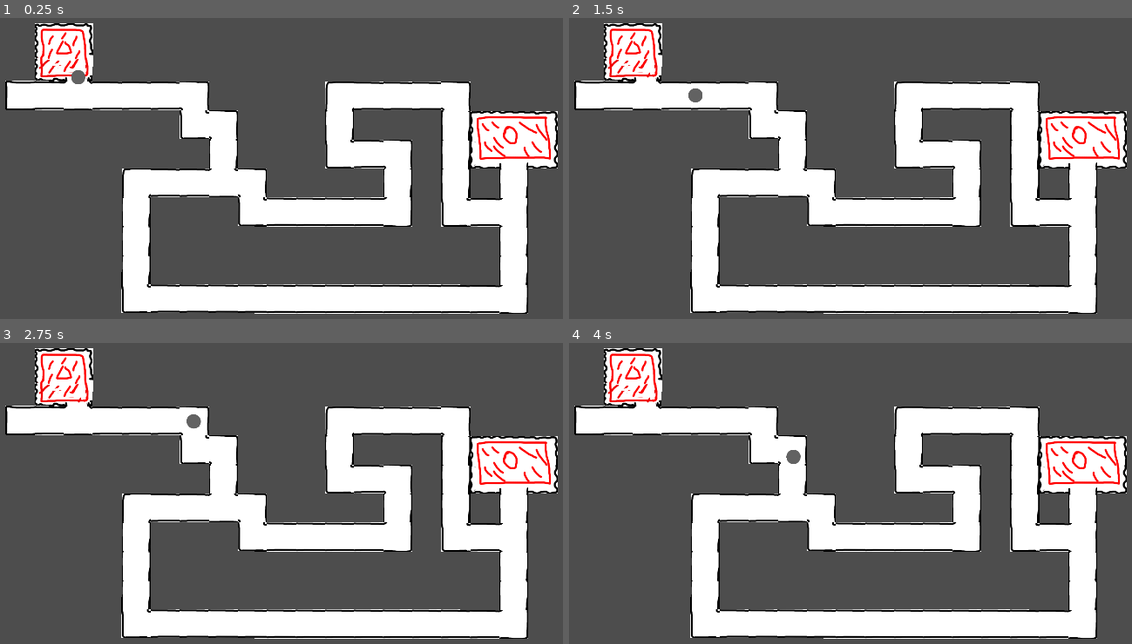
Above: before the commit, frames 1-4 (two rows, left to right).
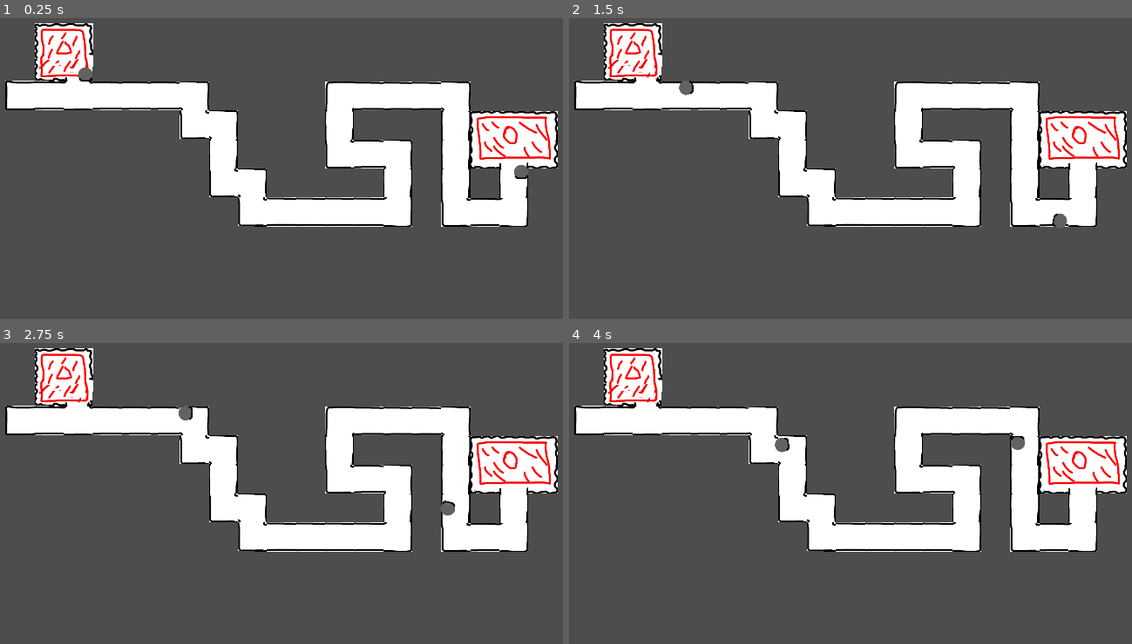
Above: after the commit, the same moments.

Repository: adotrdot/Endour-Gemastik2023
Game: Godot game, scene res://scenes/pathfinding_test.tscn
Same seed, same stepped clock (60 frames per second), same inputs: the game is played once before the commit and once after it. This scene is started directly instead of the project's main scene.
Inputs (mouse positions are in pixels of both pictures, inside the frame that each line leads up to):
- Up to frame 1 (0.25 s): no input
- Up to frame 2 (1.5 s): move the mouse to (1019, 141) at 0.52 s; press the mouse at (1019, 141) at 0.53 s; move the mouse to (726, 180) at 1.27 s; release the mouse at (726, 180) at 1.28 s; tap Middle mouse button (mb_mid) at 1.35 s; click (726, 180) at 1.42 s
- Up to frame 3 (2.75 s): move the mouse to (365, 400) at 2.02 s; hold Right mouse button (mb_right) from 2.03 s (still down); click (365, 400) at 2.17 s
- Up to frame 4 (4 s): move the mouse to (827, 562) at 2.77 s; release Right mouse button (mb_right) at 2.78 s; click (827, 562) at 2.85 s; move the mouse to (1075, 544) at 3.52 s; hold Middle mouse button (mb_mid) from 3.53 s (still down); click (1075, 544) at 3.67 s

The runs differ from the first frame. In frame 1, 11% of the frame differs, in the area x 12-94%, y 16-99%; in frame 2, 11%; in frame 3, 11%; in frame 4, 11%, in the area x 21-94%, y 30-99%.

Commit message:
prototipe 0.2.1 (coba pathfinding 2 arah)

Diff:
--- /dev/null
+++ b/scenes/pathfinding_test.gd
@@ -0,0 +1,18 @@
+extends Node2D
+
+@onready var siswa1 = $Siswa
+@onready var siswa2 = $Siswa2
+
+var start_point = Vector2i(4,3)
+var end_point = Vector2i(19,6)
+
+# Called when the node enters the scene tree for the first time.
+func _ready():
+	siswa1.set_path(start_point, end_point)
+	siswa2.set_path(end_point, start_point)
+	pass # Replace with function body.
+
+
+# Called every frame. 'delta' is the elapsed time since the previous frame.
+func _process(delta):
+	pass
--- a/scenes/pathfinding_test.tscn
+++ b/scenes/pathfinding_test.tscn
@@ -1,14 +1,15 @@
 [gd_scene load_steps=5 format=3 uid="uid://b7b0cn3msywox"]
 
 [ext_resource type="PackedScene" uid="uid://tdib8wqxja64" path="res://scenes/tilemap.tscn" id="1_mvq6i"]
+[ext_resource type="Script" path="res://scenes/pathfinding_test.gd" id="1_pl7b0"]
 [ext_resource type="Script" path="res://scripts/pathfind.gd" id="2_e8fyr"]
-[ext_resource type="Texture2D" uid="uid://cnagufek4mwjy" path="res://assets/siswa/siswa.png" id="2_ovrbf"]
-[ext_resource type="Script" path="res://scripts/character.gd" id="3_s4rs3"]
+[ext_resource type="PackedScene" uid="uid://btb8f2vdwdyxg" path="res://scenes/siswa.tscn" id="3_wyevd"]
 
 [node name="pathfinding_test" type="Node2D"]
+script = ExtResource("1_pl7b0")
 
 [node name="TileMap" parent="." instance=ExtResource("1_mvq6i")]
-layer_0/tile_data = PackedInt32Array(196612, 0, 0, 393235, 0 …(156 unchanged characters)… 27689, 196608, 0, 393225, 0, 1, 458761, 131072, 2, 458762, 196608, 0, 524298, 65536, 2, 524299, 131072, 3, 458760, 131072, 3, 458759, 131072, 3, 458758, 65536, 0, 524294, 0, 1, 589830, 0, 1, 655366, 0, 1, 720902, 65536, 2, 720903, 131072, 3, 720904, 131072, 3, 720905, 131072, 3, 720906, 131072, 3, 720907, 131072, 3, 720908, 131072, 3, 720909, 131072, 3, 720910, 131072, 3, 720911, 131072, 3, 720912, 131072, 3, 720913, 131072, 3, 720914, 131072, 3, 720915, 196608, 2, 458771, 0, 1, 524307, 196608, 1, 589843, 0, 1, 655379, 0, 1, 524300, 131072, 3, 524301, 131072, 3,  …(294 unchanged characters)…
+layer_0/tile_data = PackedInt32Array(196612, 0, 0, 393235, 0 …(156 unchanged characters)… 27689, 196608, 0, 393225, 0, 1, 458761, 65536, 2, 458762, 196608, 0, 524298, 65536, 2, 524299, 131072, 3, 458771, 0, 1, 524307, 196608, 2, 524300, 131072, 3, 524301, 131072, 3,  …(294 unchanged characters)…
 layer_1/name = ""
 layer_1/enabled = true
 layer_1/modulate = Color(1, 1, 1, 1)
@@ -18,10 +19,7 @@
 layer_1/tile_data = PackedInt32Array(327698, 2, 0, 393234, 2, 1, 327699, 65538, 0, 393235, 65538, 1, 327700, 131074, 0, 393236, 131074, 1, 131075, 1, 0, 196611, 1, 1, 131076, 65537, 0, 196612, 65537, 1)
 script = ExtResource("2_e8fyr")
 
-[node name="Siswa" type="Marker2D" parent="."]
-z_index = 2
-position = Vector2(359, 282)
-script = ExtResource("3_s4rs3")
+[node name="Siswa" parent="." instance=ExtResource("3_wyevd")]
 
-[node name="Sprite2D" type="Sprite2D" parent="Siswa"]
-texture = ExtResource("2_ovrbf")
+[node name="Siswa2" parent="." instance=ExtResource("3_wyevd")]
+position = Vector2(1559, 552)
--- /dev/null
+++ b/scenes/siswa.tscn
@@ -0,0 +1,14 @@
+[gd_scene load_steps=3 format=3 uid="uid://btb8f2vdwdyxg"]
+
+[ext_resource type="Script" path="res://scripts/character.gd" id="1_8y32o"]
+[ext_resource type="Texture2D" uid="uid://cnagufek4mwjy" path="res://assets/siswa/siswa.png" id="2_ixsd6"]
+
+[node name="Siswa" type="Marker2D"]
+z_index = 2
+position = Vector2(359, 283)
+script = ExtResource("1_8y32o")
+
+[node name="Sprite2D" type="Sprite2D" parent="."]
+position = Vector2(0, -20)
+rotation = -1.5708
+texture = ExtResource("2_ixsd6")
--- a/scripts/Level.gd
+++ b/scripts/Level.gd
@@ -12,7 +12,7 @@
 		tilemap.set_cell(1,asrama_tilepos[i],1,asrama_atlas_coords[i])
 	tilemap.set_cells_terrain_connect(0, [asrama_tilepos[-1]], 0, 0)
 
-	var kampus_tilepos = [Vector2i(10,10), Vector2i(10,11), Vector2i(11,10), Vector2i(11,11), Vector2i(12,10), Vector2i(12,1)]
+	var kampus_tilepos = [Vector2i(10,10), Vector2i(10,11), Vector2i(11,10), Vector2i(11,11), Vector2i(12,10), Vector2i(12,11)]
 	var kampus_atlas_coords = [Vector2i(0,0), Vector2i(0,1), Vector2i(1,0), Vector2i(1,1), Vector2i(2,0), Vector2i(2,1)]
 	for i in range(6):
 		tilemap.set_cell(1,kampus_tilepos[i],2,kampus_atlas_coords[i])
--- a/scripts/character.gd
+++ b/scripts/character.gd
@@ -3,7 +3,7 @@
 
 enum State { IDLE, TRAVEL }
 
-const MASS = 5.0
+const MASS = 10.0
 const ARRIVAL_DISTANCE = 10.0
 
 var speed = 150.0
@@ -15,11 +15,11 @@
 var path = PackedVector2Array()
 var next_point = Vector2()
 
+@onready var sprite = $Sprite2D
+
 # Called when the node enters the scene tree for the first time.
 func _ready():
-	state = State.TRAVEL
-	path = tilemap.path
-	next_point = path[1]
+	state = State.IDLE
 
 # Called every frame. 'delta' is the elapsed time since the previous frame.
 func _process(delta):
@@ -41,3 +41,9 @@
 	position += velocity * get_process_delta_time()
 	rotation = velocity.angle()
 	return position.distance_to(local_position) < ARRIVAL_DISTANCE
+
+
+func set_path(start_point, end_point):
+	path = tilemap.find_path(start_point, end_point)
+	next_point = path[1]
+	state = State.TRAVEL
--- a/scripts/pathfind.gd
+++ b/scripts/pathfind.gd
@@ -6,7 +6,6 @@
 var astar = AStarGrid2D.new()
 var start_point = Vector2i(4,3)
 var end_point = Vector2i(19,6)
-var path = PackedVector2Array()
 
 @onready var siswa = get_node("../Siswa")
 
@@ -28,8 +27,9 @@
 			if get_cell_source_id(0, pos) == -1:
 				astar.set_point_solid(pos)
 
-	path = astar.get_point_path(start_point, end_point).duplicate()
 
+func find_path(start_point, end_point):
+	return astar.get_point_path(start_point, end_point).duplicate()
 
 # Called every frame. 'delta' is the elapsed time since the previous frame.
 func _process(delta):
Binary file changed: assets/siswa/siswa.png
